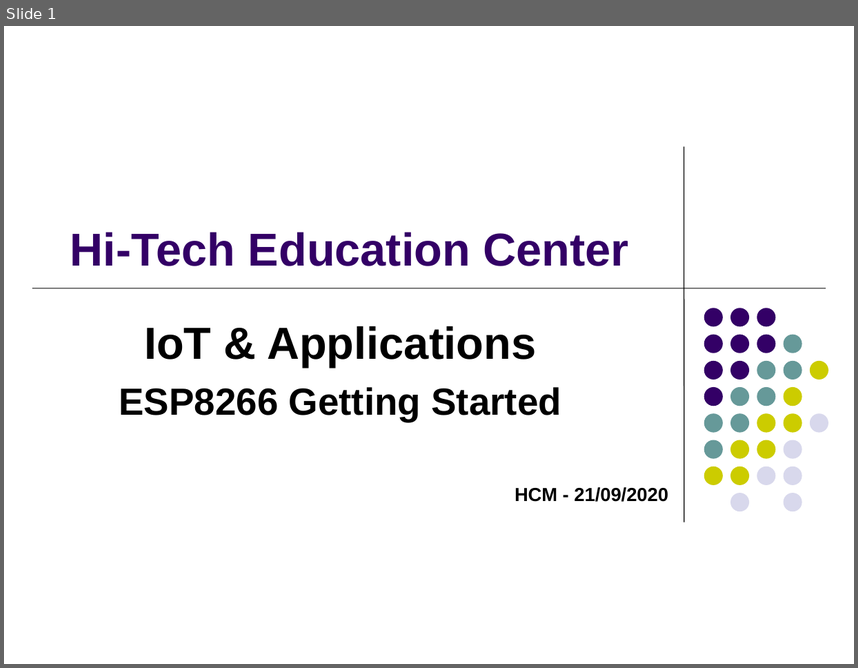
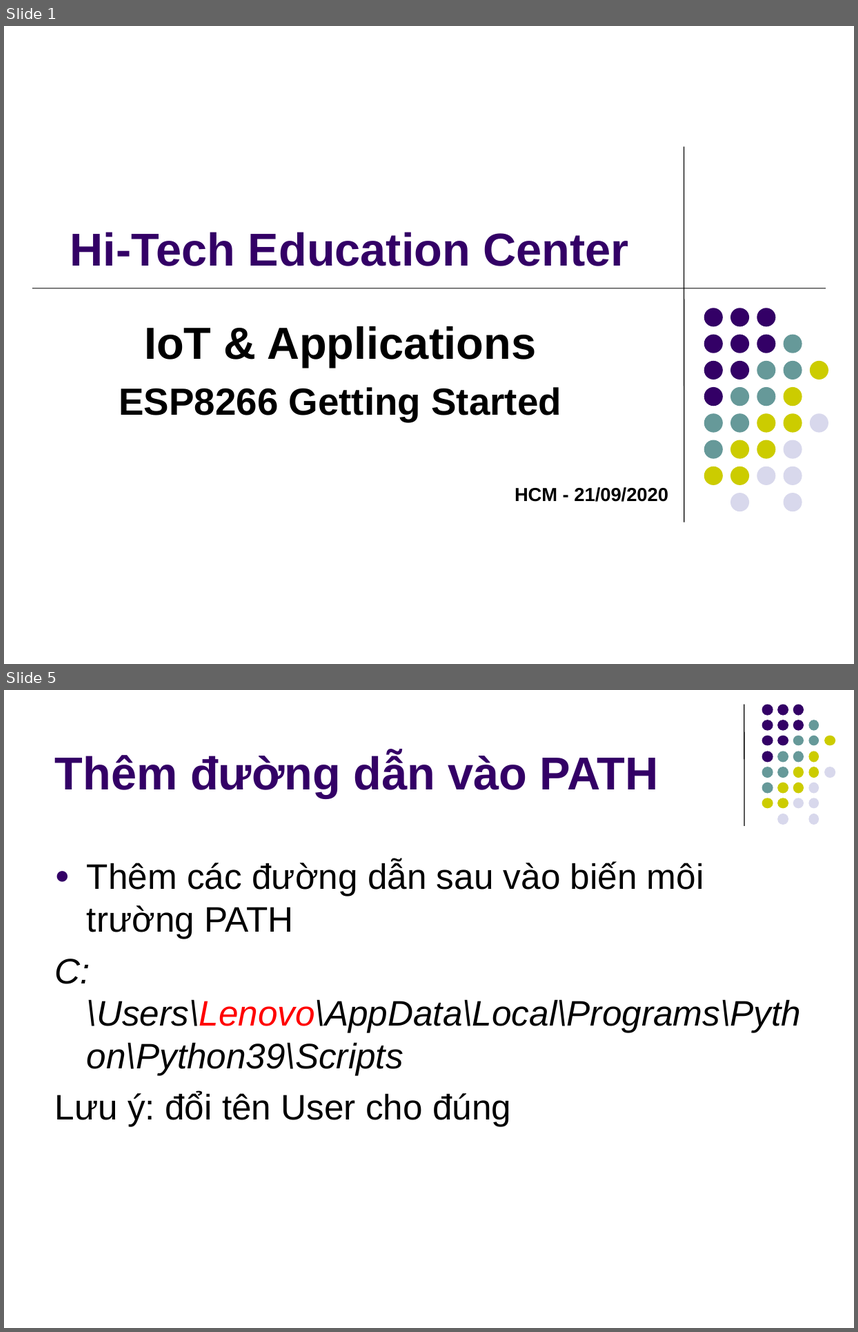
Before and after one commit to kmtekvn/hi-tech, a slide deck: 01.slides/Buoi 2 - ESP8266 Basic/02 - Giao tiếp ESP8266.ppt. Shown one above the other, each under a label of ours: slide 1 before the commit, slides 1 and 5 after it; the slides between them are not shown. The pictures are 858x668 and 858x1332 pixels, drawn with LibreOffice and Linux fonts; fonts in the diff are those of the drawing. Boxes give left, top, right and bottom in pixels: in the first picture for what was removed or moved away, otherwise in the second. Text is boxed around its words. In the diff, an @@ line names an element or a change of style, - is before the commit and + after.

```diff
--- a/01.slides/Buoi 2 - ESP8266 Basic/02 - Giao tiếp ESP8266.ppt
+++ b/01.slides/Buoi 2 - ESP8266 Basic/02 - Giao tiếp ESP8266.ppt
@@ slide 5 added at (4,690,854,1328), background #FFFFFF @@
@@ line added from (744, 704) to (744, 826), #000000 0.74 pt @@
@@ title added at (55,753,659,798), 39 pt, text #330066, bold @@
+Thêm đường dẫn vào PATH
@@ group added at (762,704,835,825): 31 ellipses @@
@@ text added at (55,861,801,1126), 30 pt, text #000000, italic @@
+● Thêm các đường dẫn sau vào biến môi trường PATH
+C:\Users\Lenovo\AppData\Local\Programs\Python\Python39\Scripts
+Lưu ý: đổi tên User cho đúng
```
Also in this commit, not shown: 3 slides changed, 5 other slides added, 4 other files.
